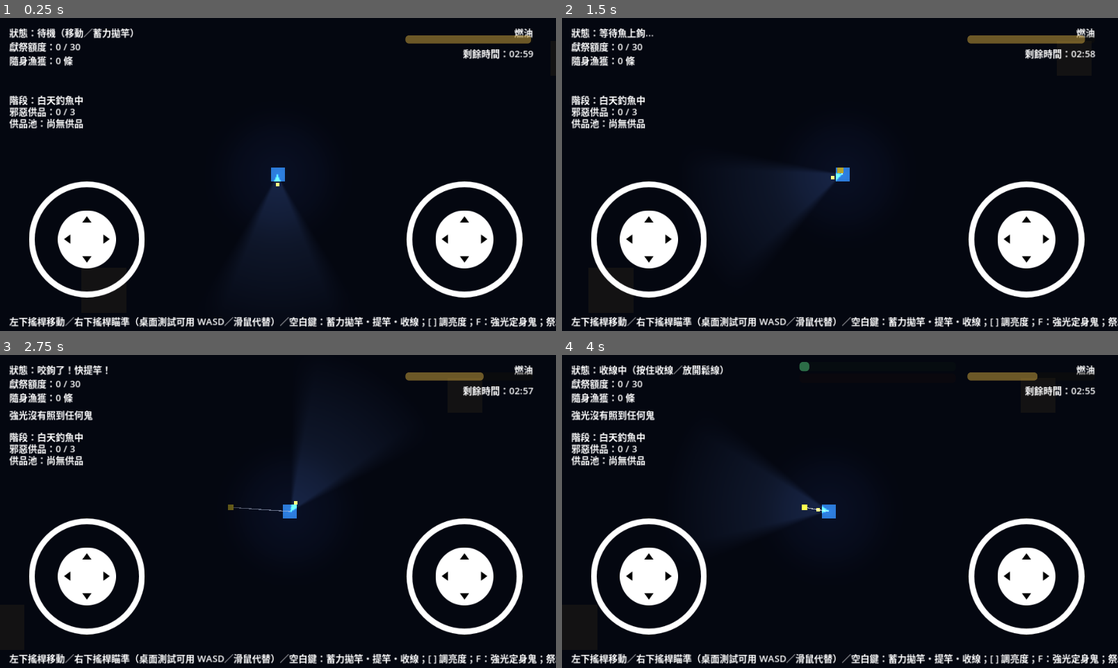
Above: before the commit, frames 1-4 (two rows, left to right).
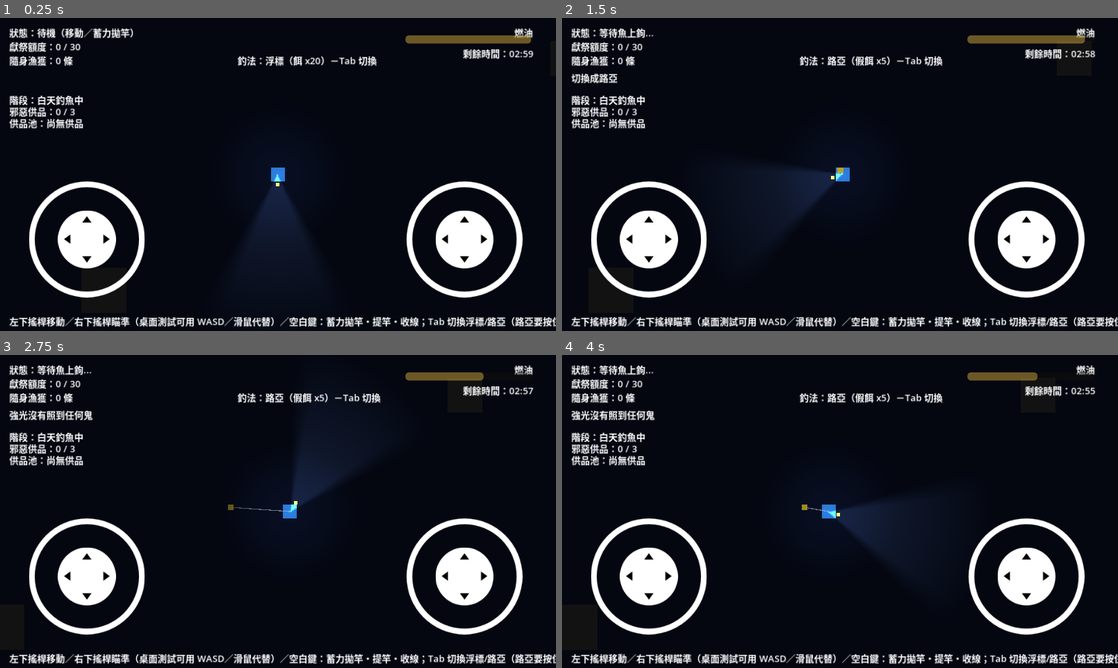
Above: after the commit, the same moments.

Repository: brian18964-bot/fishock
Game: Godot game, scene res://scenes/main.tscn
The game is run twice, just before and just after one commit, with the same random seed, the same clock (stepped at 60 frames per second) and the same inputs.
Inputs (mouse positions are in pixels of both pictures, inside the frame that each line leads up to):
- Up to frame 1 (0.25 s): no input
- Up to frame 2 (1.5 s): tap Enter at 0.5 s; move the mouse to (962, 158) at 0.52 s; hold Right (ui_right) 0.53-1.25 s; hold Tab 0.53-1.25 s; click (962, 158) at 0.67 s; tap Space at 0.77, 1.25 s; drag from (728, 190) to (812, 237) at 1.27 s
- Up to frame 3 (2.75 s): tap Enter at 2 s; move the mouse to (333, 442) at 2.02 s; hold Right (ui_right) from 2.03 s (still down); hold F from 2.03 s (still down); click (333, 442) at 2.17 s; tap Tab at 2.3 s
- Up to frame 4 (4 s): release Right (ui_right) at 2.75 s; release F at 2.75 s; tap Space at 2.75, 3.77 s; drag from (812, 574) to (673, 464) at 2.77 s; tap Enter at 3.5 s; move the mouse to (1006, 558) at 3.52 s; hold Left (ui_left) from 3.53 s (still down); hold R from 3.53 s (still down); click (1006, 558) at 3.67 s; tap Tab at 3.8 s

The runs differ from the first frame. In frame 1, 1.0% of the frame differs, in the area x 42-100%, y 12-99%; in frame 2, 1.2%; in frame 3, 1.3%; in frame 4, 3.9%, in the area x 6-100%, y 2-99%.

Commit message:
Add bobber/lure fishing style split (design doc §4.2/§9.2)
Bobber: quiet, passive wait, consumable bait (20 to start, no
restock yet - foraging/map pickups aren't built). Lure: durable gear
you can't buy mid-run (5 to start, no shop yet either), loud
continuous jigging required to make the wait timer progress at all,
and aim locks in place while jigging since "手被佔用" (hands are
busy). Tab toggles mode while idle; switching to lure with none left
just refuses.

Wires the two interference types this unlocks: bait-steal (bobber
only, ghost near the resting cast point spoils the wait) and lure
knock-off (folded into the existing line-cut interference - same
trigger, but for a lure it also permanently destroys the gear and
auto-falls-back to bobber once you're out, matching "沒錢買假餌就退回
浮標").

HUD shows current gear/count; Shift+R's debug reset now also resets
the player's gear alongside GameState.

Co-Authored-By: Claude Sonnet 5 <noreply@anthropic.com>
Claude-Session: https://claude.ai/code/session_01E8ouZNnFGnS8DUZSFp8fpg

Diff:
--- a/scenes/main.tscn
+++ b/scenes/main.tscn
@@ -176,12 +176,19 @@
 show_percentage = false
 modulate = Color(1, 0.4, 0.4, 1)
 
+[node name="GearLabel" type="Label" parent="HUD/Panel"]
+offset_left = 410.0
+offset_top = 60.0
+offset_right = 700.0
+offset_bottom = 80.0
+text = "釣法：浮標"
+
 [node name="HelpLabel" type="Label" parent="HUD/Panel"]
 offset_left = 16.0
 offset_top = 510.0
 offset_right = 900.0
 offset_bottom = 534.0
-text = "左下搖桿移動／右下搖桿瞄準（桌面測試可用 WASD／滑鼠代替）／空白鍵：蓄力拋竿・提竿・收線；[ ] 調亮度；F：強光定身鬼；祭壇獻祭、逃離點逃離都按空白鍵；Shift+R 重來一輪"
+text = "左下搖桿移動／右下搖桿瞄準（桌面測試可用 WASD／滑鼠代替）／空白鍵：蓄力拋竿・提竿・收線；Tab 切換浮標/路亞（路亞要按住空白鍵持續操竿才會上魚）；[ ] 調亮度；F：強光定身鬼；祭壇獻祭、逃離點逃離都按空白鍵；Shift+R 重來一輪"
 
 [node name="TimeLabel" type="Label" parent="HUD/Panel"]
 offset_left = 700.0
--- a/scripts/ghost.gd
+++ b/scripts/ghost.gd
@@ -33,6 +33,7 @@
 const INTERFERENCE_RANGE := 140.0
 const INTERFERENCE_COOLDOWN := 8.0
 const STEAL_RANGE := 60.0
+const BAIT_STEAL_RANGE := 45.0
 const LINE_CUT_RANGE := 45.0
 const LINE_CUT_WINDUP := 1.2
 
@@ -230,9 +231,9 @@
 
 
 ## Design doc §3.3: while not actively chasing, the ghost harasses whatever
-## the player is doing instead - scrambling a cast, cutting the line, or
-## snatching a carried fish. Bait/lure-specific interference is skipped
-## since that gear split doesn't exist yet.
+## the player is doing instead - scrambling a cast, spoiling the bobber's
+## bait, cutting the line (knocking a lure off is a harsher variant of
+## this, handled inside Player.cut_line()), or snatching a carried fish.
 func _process_interference(delta: float, sense: Dictionary) -> void:
 	interference_cooldown = max(interference_cooldown - delta, 0.0)
 
@@ -248,6 +249,12 @@
 		player.apply_cast_jitter()
 		interference_cooldown = INTERFERENCE_COOLDOWN
 		line_cut_windup = 0.0
+		return
+
+	var bobber_waiting := player.fishing_mode == Player.FishingMode.BOBBER and player.state == Player.State.WAITING
+	if interference_cooldown <= 0.0 and bobber_waiting and global_position.distance_to(player.cast_target) <= BAIT_STEAL_RANGE:
+		player.spoil_bait()
+		interference_cooldown = INTERFERENCE_COOLDOWN
 		return
 
 	if interference_cooldown <= 0.0 and player.has_line_out():
--- a/scripts/hud.gd
+++ b/scripts/hud.gd
@@ -20,6 +20,7 @@
 @onready var offering_label: Label = $Panel/OfferingLabel
 @onready var run_end_label: Label = $Panel/RunEndLabel
 @onready var time_label: Label = $Panel/TimeLabel
+@onready var gear_label: Label = $Panel/GearLabel
 
 const PHASE_TEXT := {
 	"FISHING": "階段：白天釣魚中",
@@ -29,10 +30,12 @@
 
 var _message_timer: float = 0.0
 var _lantern: Lantern
+var _player: Player
 
 
 func _ready() -> void:
-	var player := get_tree().current_scene.get_node("Player")
+	var player: Player = get_tree().current_scene.get_node("Player")
+	_player = player
 	player.state_changed.connect(_on_state_changed)
 	player.reel_progress.connect(_on_reel_progress)
 	GameState.quota_updated.connect(_on_quota_updated)
@@ -64,6 +67,11 @@
 	else:
 		var total: int = int(GameState.time_remaining)
 		time_label.text = "剩餘時間：%02d:%02d" % [total / 60, total % 60]
+
+	if _player.fishing_mode == Player.FishingMode.BOBBER:
+		gear_label.text = "釣法：浮標（餌 x%d）－Tab 切換" % _player.bait_count
+	else:
+		gear_label.text = "釣法：路亞（假餌 x%d）－Tab 切換" % _player.lure_count
 
 
 func _on_state_changed(new_state: String) -> void:
--- a/scripts/main.gd
+++ b/scripts/main.gd
@@ -1,6 +1,6 @@
 extends Node2D
 
-@onready var player: CharacterBody2D = $Player
+@onready var player: Player = $Player
 @onready var bobber: Node2D = $Bobber
 @onready var line: Line2D = $Line
 
@@ -20,6 +20,7 @@
 	var reset_combo := Input.is_key_pressed(KEY_SHIFT) and Input.is_key_pressed(KEY_R)
 	if reset_combo and not _reset_combo_held:
 		GameState.reset_run()
+		player.reset_gear()
 	_reset_combo_held = reset_combo
 
 
--- a/scripts/player.gd
+++ b/scripts/player.gd
@@ -11,6 +11,7 @@
 signal line_cleared()
 
 enum State { IDLE, CHARGING, WAITING, BITE, REELING }
+enum FishingMode { BOBBER, LURE }
 
 const SPEED := 140.0
 const MAX_CHARGE_TIME := 1.2
@@ -19,6 +20,8 @@
 const MOVE_REEL_PENALTY := 0.5
 const WORLD_WIDTH := 2400.0
 const WORLD_HEIGHT := 1350.0
+const START_BAIT := 20
+const START_LURES := 5
 
 var state: State = State.IDLE
 var aim_dir: Vector2 = Vector2.DOWN
@@ -35,7 +38,15 @@
 var current_noise_radius: float = 0.0
 var cast_jittered: bool = false
 
+## Design doc §4.2/§9.2: bobber is quiet, free, consumable bait; lure is a
+## noisier, hands-busy active jig using durable gear you can't restock
+## mid-run and can lose to interference.
+var fishing_mode: FishingMode = FishingMode.BOBBER
+var bait_count: int = START_BAIT
+var lure_count: int = START_LURES
+
 var _prev_action_held: bool = false
+var _prev_mode_toggle_held: bool = false
 
 @onready var facing_indicator: ColorRect = $FacingIndicator
 @onready var _move_joystick: TouchJoystick = get_tree().current_scene.get_node("HUD/Panel/MoveJoystick")
@@ -69,9 +80,62 @@
 	return state == State.WAITING or state == State.BITE or state == State.REELING
 
 
+## Design doc §3.3: cutting the line always fails the catch; when it's a
+## lure, the gear itself also gets knocked off and lost for good.
 func cut_line() -> void:
-	if has_line_out():
+	if not has_line_out():
+		return
+	if fishing_mode == FishingMode.LURE:
+		_lose_lure()
+		_fail_catch("lure_knocked")
+	else:
 		_fail_catch("line_cut")
+
+
+## Design doc §3.3: bobber-only - the ghost reaching the resting bobber
+## spoils that cast (bait already spent stays spent, nothing extra lost).
+func spoil_bait() -> void:
+	if state == State.WAITING and fishing_mode == FishingMode.BOBBER:
+		_fail_catch("bait_stolen")
+
+
+func reset_gear() -> void:
+	bait_count = START_BAIT
+	lure_count = START_LURES
+	fishing_mode = FishingMode.BOBBER
+
+
+func _can_start_cast() -> bool:
+	if fishing_mode == FishingMode.BOBBER:
+		return bait_count > 0
+	return lure_count > 0
+
+
+func _lose_lure() -> void:
+	lure_count = max(lure_count - 1, 0)
+	if lure_count <= 0:
+		fishing_mode = FishingMode.BOBBER
+		GameState.push_message("假餌都用完了，只能用浮標了")
+
+
+func _handle_mode_toggle() -> void:
+	if state != State.IDLE:
+		return
+	var held := Input.is_key_pressed(KEY_TAB)
+	var just_pressed := held and not _prev_mode_toggle_held
+	_prev_mode_toggle_held = held
+	if not just_pressed:
+		return
+
+	if fishing_mode == FishingMode.BOBBER:
+		if lure_count <= 0:
+			GameState.push_message("沒有假餌了，只能用浮標")
+			return
+		fishing_mode = FishingMode.LURE
+		GameState.push_message("切換成路亞")
+	else:
+		fishing_mode = FishingMode.BOBBER
+		GameState.push_message("切換成浮標")
 
 
 func _physics_process(delta: float) -> void:
@@ -79,6 +143,7 @@
 	_update_movement()
 	_update_noise()
 	_update_fishing(delta)
+	_handle_mode_toggle()
 	_handle_action_input(delta)
 
 
@@ -89,6 +154,10 @@
 		var to_fish := cast_target - global_position
 		if to_fish.length() > 1.0:
 			aim_dir = to_fish.normalized()
+	elif fishing_mode == FishingMode.LURE and state == State.WAITING and _is_action_pressed():
+		# Design doc §4.2 "視野弱點": hands are busy jigging the lure, so
+		# aim just holds still instead of tracking mouse/stick input.
+		pass
 	elif _aim_joystick.is_pressed:
 		aim_dir = _aim_joystick.output.normalized()
 	else:
@@ -124,12 +193,18 @@
 
 func _update_noise() -> void:
 	# Design doc §3.1: casting/reeling/running are heard, not just seen.
+	# §4.2: lure is "捲線聲持續" (constant reel sound) while bobber is quiet.
 	var noise := 0.0
 	if velocity.length() > 1.0:
 		noise = max(noise, 90.0)
 	if state == State.REELING:
 		noise = max(noise, 110.0)
-	elif state == State.WAITING or state == State.BITE:
+	elif state == State.WAITING:
+		if fishing_mode == FishingMode.LURE and _is_action_pressed():
+			noise = max(noise, 110.0)
+		else:
+			noise = max(noise, 40.0)
+	elif state == State.BITE:
 		noise = max(noise, 40.0)
 	current_noise_radius = noise
 
@@ -164,8 +239,12 @@
 	match state:
 		State.IDLE:
 			if just_pressed:
-				_set_state(State.CHARGING)
-				charge_time = 0.0
+				if _can_start_cast():
+					_set_state(State.CHARGING)
+					charge_time = 0.0
+				else:
+					var out_of := "餌" if fishing_mode == FishingMode.BOBBER else "假餌"
+					GameState.push_message("沒有%s了，按 Tab 換釣法" % out_of)
 		State.CHARGING:
 			if held:
 				charge_time = min(charge_time + delta, MAX_CHARGE_TIME)
@@ -183,7 +262,10 @@
 func _update_fishing(delta: float) -> void:
 	match state:
 		State.WAITING:
-			wait_timer -= delta
+			# Design doc §4.2: bobber waits passively; lure only progresses
+			# toward a bite while actively jigged ("持續收線動作").
+			if fishing_mode == FishingMode.BOBBER or _is_action_pressed():
+				wait_timer -= delta
 			if wait_timer <= 0.0:
 				_start_bite()
 		State.BITE:
@@ -211,6 +293,9 @@
 
 
 func _launch_cast() -> void:
+	if fishing_mode == FishingMode.BOBBER:
+		bait_count = max(bait_count - 1, 0)
+
 	var ratio: float = charge_time / MAX_CHARGE_TIME
 	if cast_jittered:
 		ratio = clamp(ratio * randf_range(0.3, 1.4), 0.0, 1.0)
@@ -253,6 +338,10 @@
 		msg = "線斷了，魚跑了"
 	elif reason == "line_cut":
 		msg = "線被鬼剪斷了！"
+	elif reason == "lure_knocked":
+		msg = "假餌被鬼弄掉了！"
+	elif reason == "bait_stolen":
+		msg = "餌被鬼偷走了！"
 	GameState.push_message(msg)
 	_reset_line(State.IDLE)
 
